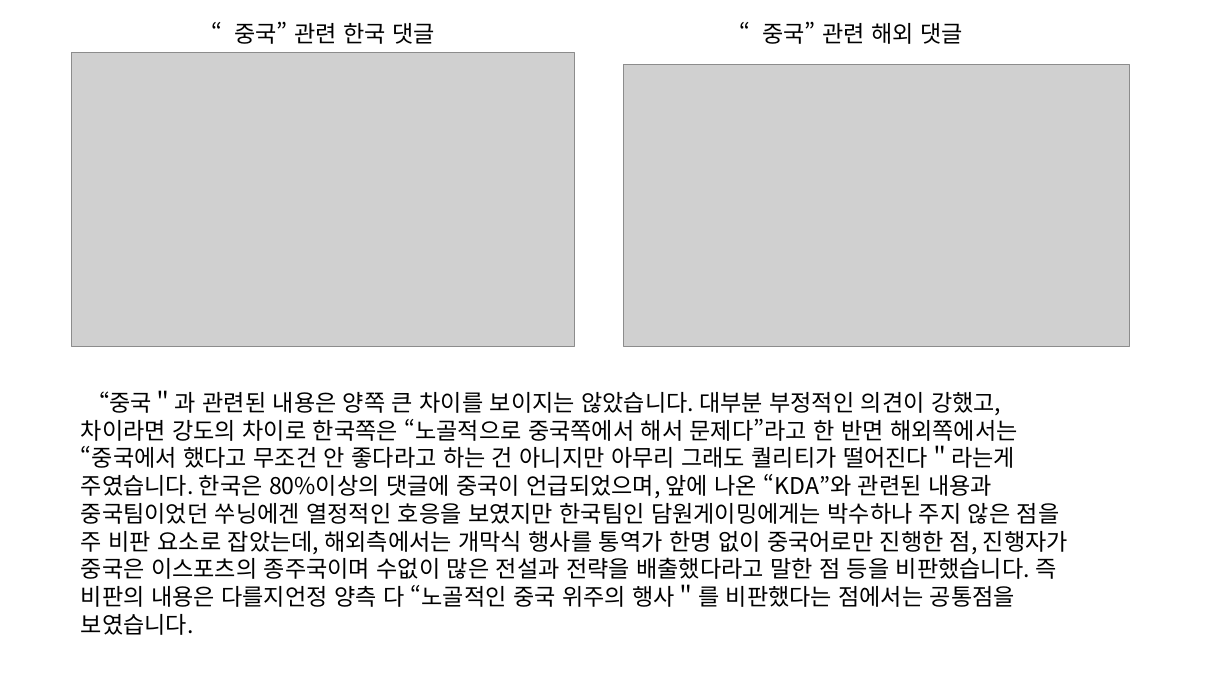
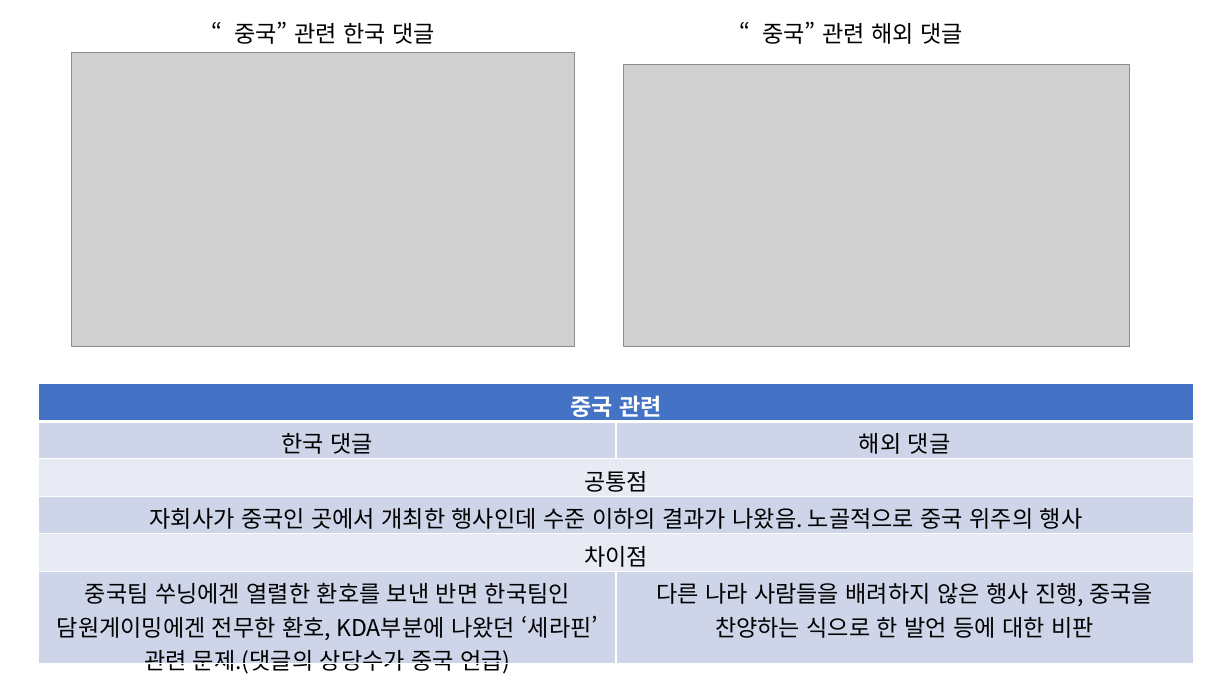
Before and after one commit to ParkSangJe/-, a slide deck: slide 4 of 임시 제작 PPT 1차 수정본.pptx (slide 5 before the commit). Drawn at 1232x693 pixels with LibreOffice and Linux fonts; fonts in the diff are those of the drawing; grey boxes stand for pictures. Boxes give left, top, right and bottom in pixels: in the first picture for what was removed or moved away, otherwise in the second. Text is boxed around its words. In the diff, an @@ line names an element or a change of style, - is before the commit and + after.

```diff
--- a/임시 제작 PPT 1차 수정본.pptx
+++ b/임시 제작 PPT 1차 수정본.pptx
@@ table added at <box>39,384,1194,679</box>, 6 rows, 2 columns @@
+중국 관련 | 
+한국 댓글 | 해외 댓글
+공통점 | 
+자회사가 중국인 곳에서 개최한 행사인데 수준 이하의 결과가 나왔음. 노골적으로 중국 위주의 행사 | 
+차이점 | 
+중국팀 쑤닝에겐 열렬한 환호를 보낸 반면 한국팀인 담원게이밍에겐 전무한 환호, KDA부분에 나왔던 ‘세라핀’ 관련 문제.(댓글의 상당수가 중국 언급) | 다른 나라 사람들을 배려하지 않은 행사 진행, 중국을 찬양하는 식으로 한 발언 등에 대한 비판
@@ text removed at <box>81,390,1068,635</box> @@
-“중국＂과 관련된 내용은 양쪽 큰 차이를 보이지는 않았습니다. 대부분 부정적인 의견이 강했고, 차이라면 강도의 차이로 한국쪽은 “노골적으로 중국쪽에서 해서 문제다”라고 한 반면 해외쪽에서는 “중국에서 했다고 무조건 안 좋다라고 하는 건 아니지만 아무리 그래도 퀄리티가 떨어진다＂라는게 주였습니다. 한국은 80%이상의 댓글에 중국이 언급되었으며, 앞에 나온 “KDA”와 관련된 내용과 중국팀이었던 쑤닝에겐 열정적인 호응을 보였지만 한국팀인 담원게이밍에게는 박수하나 주지 않은 점을 주 비판 요소로 잡았는데, 해외측에서는 개막식 행사를 통역가 한명 없이 중국어로만 진행한 점, 진행자가 중국은 이스포츠의 종주국이며 수없이 많은 전설과 전략을 배출했다라고 말한 점 등을 비판했습니다. 즉 비판의 내용은 다를지언정 양측 다 “노골적인 중국 위주의 행사＂를 비판했다는 점에서는 공통점을 보였습니다.
```
Also in this commit, not shown: 7 other slides changed, 2 slides removed.
